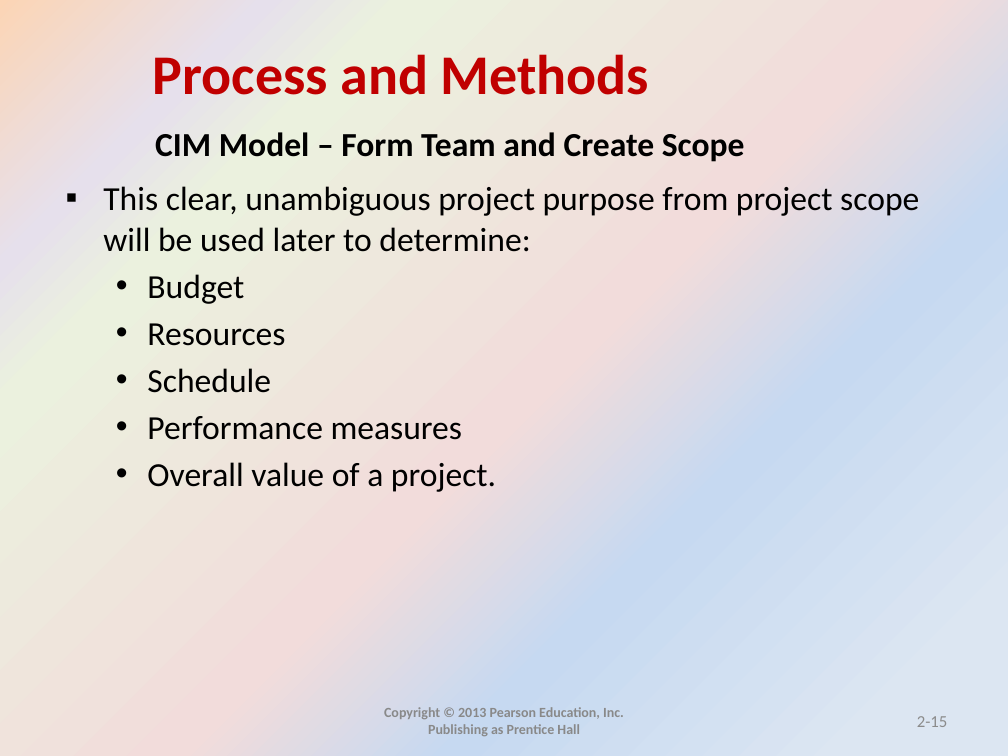
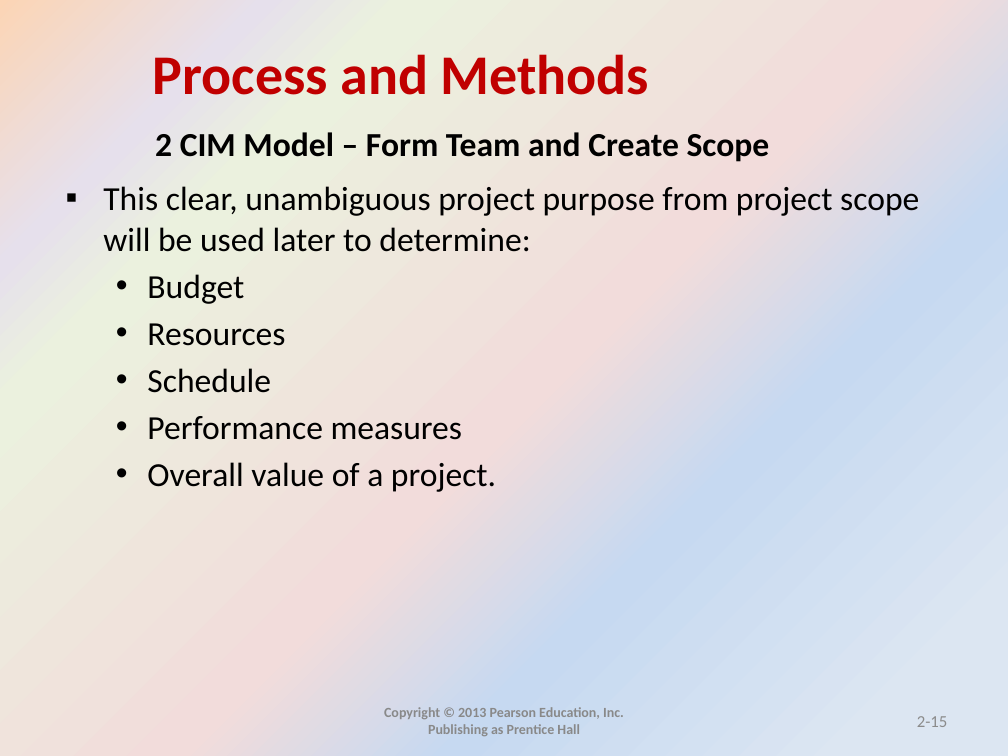
Before and after one commit to mohandesosama/is_project_management, a slide deck: slide 15 of IS-PM-Slides/02_process and methods _ch2.pptx. Drawn at 1008x756 pixels with LibreOffice and Linux fonts; fonts in the diff are those of the drawing. Boxes give left, top, right and bottom in pixels: in the first picture for what was removed or moved away, otherwise in the second. Text is boxed around its words. In the diff, an @@ line names an element or a change of style, - is before the commit and + after.

```diff
--- a/IS-PM-Slides/02_process and methods _ch2.pptx
+++ b/IS-PM-Slides/02_process and methods _ch2.pptx
@@ text at (x1=155, y1=132, x2=770, y2=162): text changed @@
-CIM Model – Form Team and Create Scope
+2 CIM Model – Form Team and Create Scope
```
Also in this commit, not shown: 39 other slides changed, 1 slide removed.
